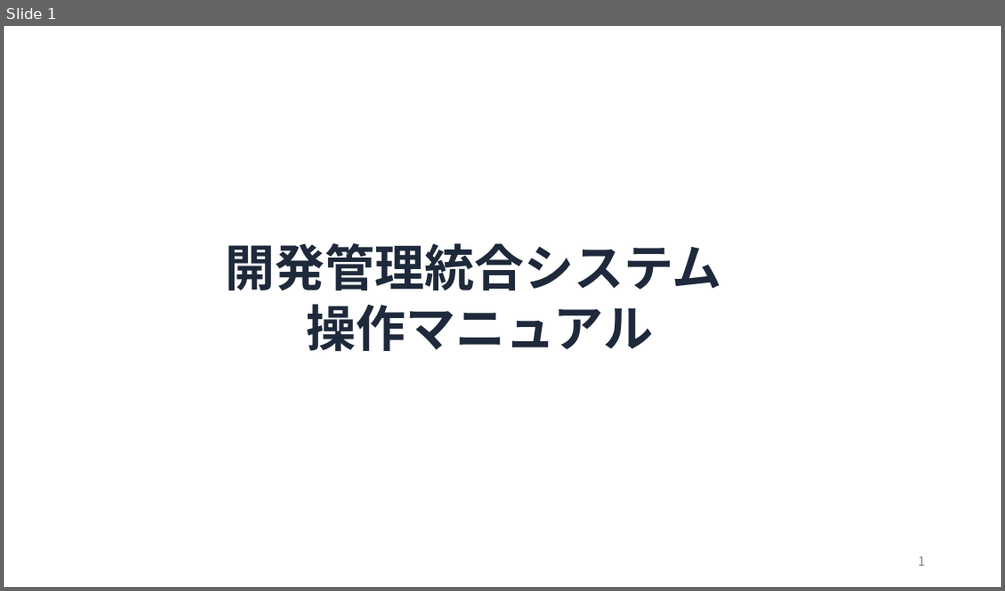
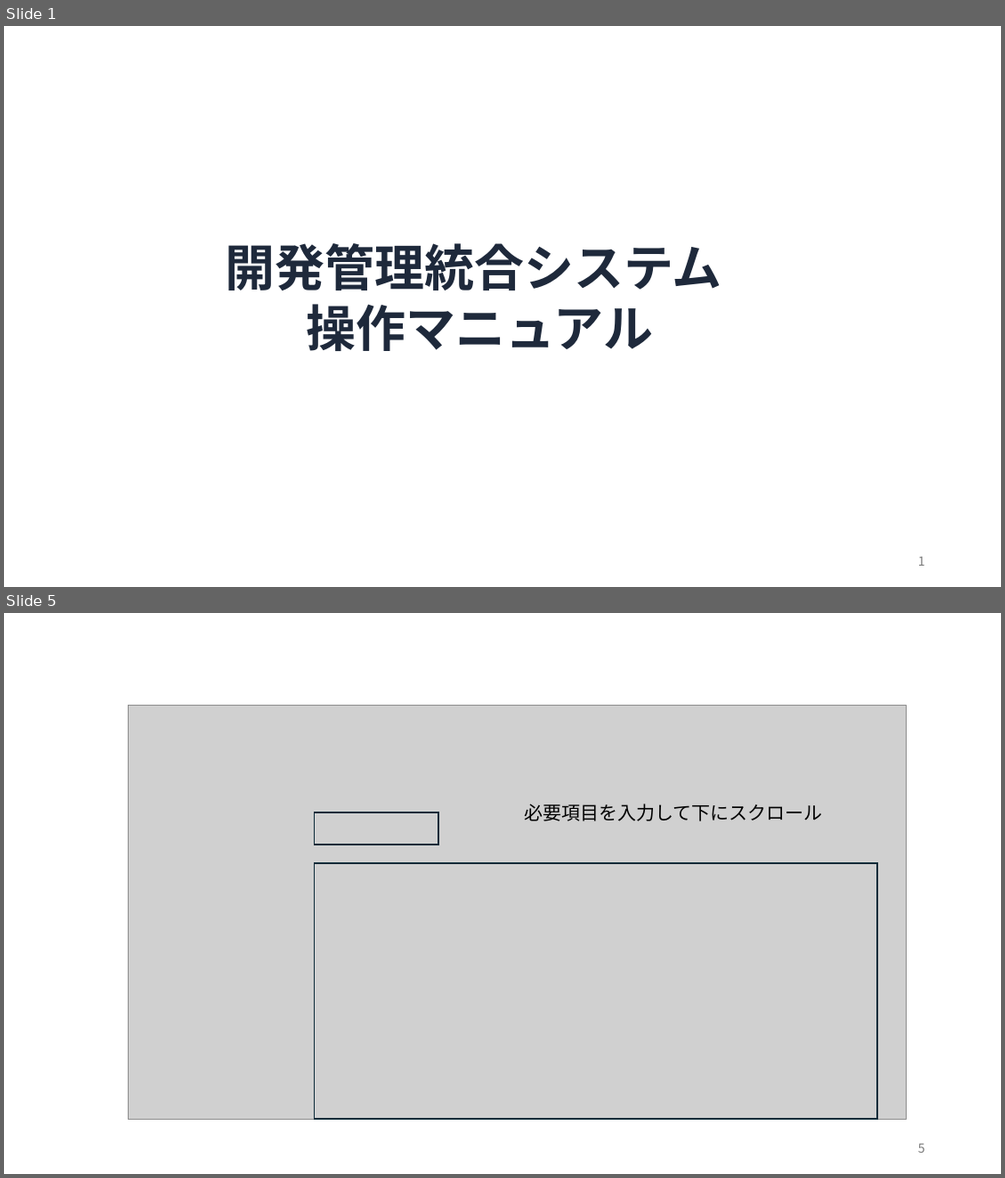
Before and after one commit to y-kagajapan/quest_1, a slide deck: doc/開発管理統合システム操作マニュアル.pptx. Shown one above the other, each under a label of ours: slide 1 before the commit, slides 1 and 5 after it; the slides between them are not shown. The pictures are 1005x591 and 1005x1178 pixels, drawn with LibreOffice and Linux fonts; fonts in the diff are those of the drawing; grey boxes stand for pictures; background and template pictures are left out. Boxes give left, top, right and bottom in pixels: in the first picture for what was removed or moved away, otherwise in the second. Text is boxed around its words. In the diff, an @@ line names an element or a change of style, - is before the commit and + after.

```diff
--- a/doc/開発管理統合システム操作マニュアル.pptx
+++ b/doc/開発管理統合システム操作マニュアル.pptx
@@ slide 5 added at (x1=4, y1=613, x2=1001, y2=1174), background #FFFFFF @@
@@ picture added at (x1=128, y1=705, x2=906, y2=1119) @@
@@ rectangle added at (x1=315, y1=812, x2=438, y2=844), outline #092A39 1.5 pt @@
@@ text added at (x1=524, y1=803, x2=822, y2=821), 18 pt, text #000000 @@
+必要項目を入力して下にスクロール
@@ rectangle added at (x1=315, y1=863, x2=877, y2=1119), outline #092A39 1.5 pt @@
@@ page number added at (x1=918, y1=1143, x2=925, y2=1152), 12 pt, text #797979 @@
+5
```
Also in this commit, not shown: 3 slides changed, 38 other slides added, 8 slides removed.
